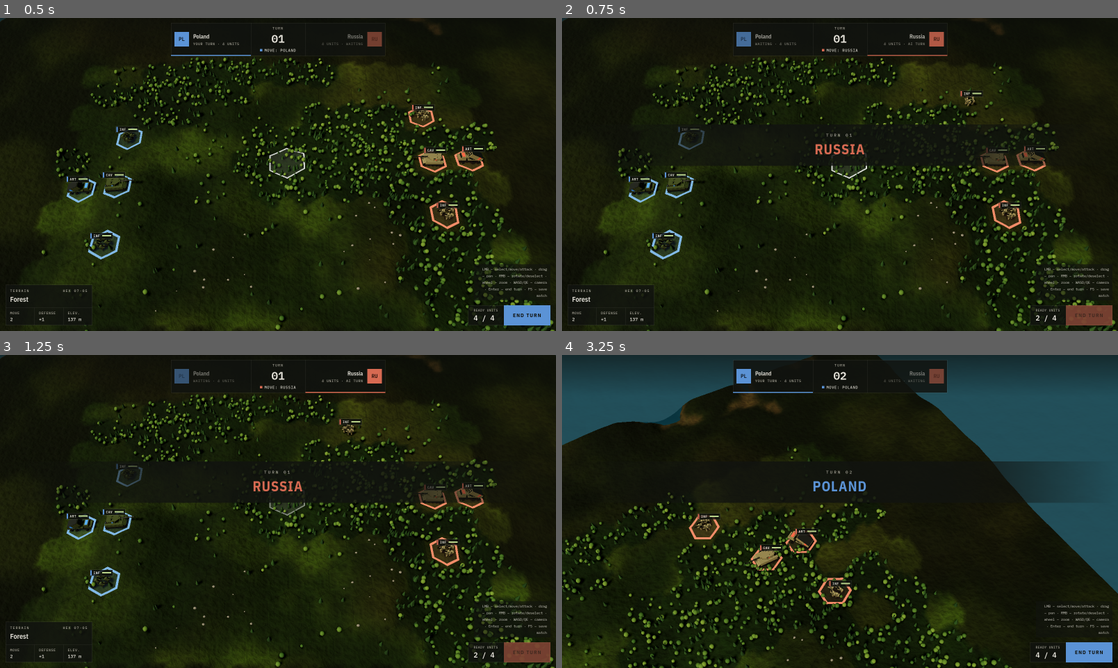
Above: before the commit, frames 1-4 (two rows, left to right).
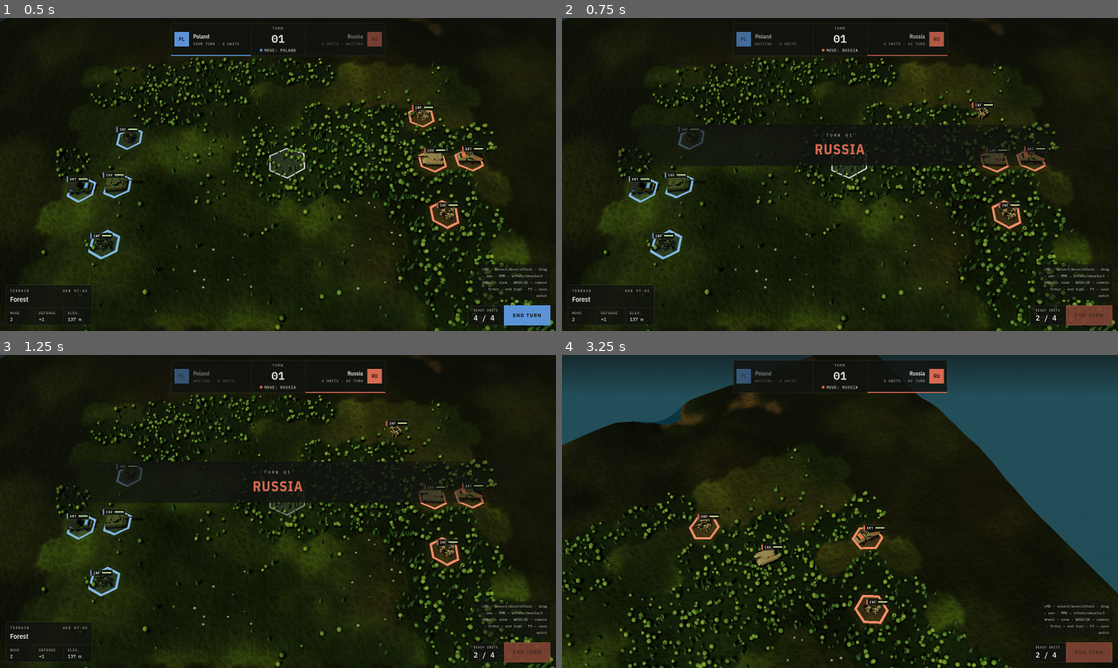
Above: after the commit, the same moments.

Repository: dawidczarczynski/eastern-flank
Game: Godot game, scene res://scenes/battle/battle.tscn
The game is run twice, just before and just after one commit, with the same random seed, the same clock (stepped at 60 frames per second) and the same inputs.
Inputs (mouse positions are in pixels of both pictures, inside the frame that each line leads up to):
- Up to frame 1 (0.5 s): no input
- Up to frame 2 (0.75 s): click "END TURN" at 0.5 s
- Up to frame 3 (1.25 s): no input
- Up to frame 4 (3.25 s): tap Enter at 1.25, 1.35 s; move the mouse to (962, 495) at 1.27 s; hold D 1.28-2 s; click (962, 495) at 1.42 s; drag from (728, 527) to (812, 574) at 2.02 s; move the mouse to (895, 442) at 2.77 s; hold D from 2.78 s (still down); hold E from 2.78 s (still down)

Frame 1 is identical in both runs. In frame 2, 0.2% of the frame differs, in the area x 71-78%, y 23-33%; in frame 3, 0.2%; in frame 4, 3.8%, in the area x 18-99%, y 4-99%.

Commit message:
Slower, more realistic unit animations
Moves take 0.55 s per tile with acceleration and braking (MoveAnimation.path_time),
turning is smoother, hit/death/aim/rocket salvo last longer, and a burst may play
for up to 8 s before it is sped up. Timing tests now use the constants.

Co-Authored-By: Claude Opus 5.5 <noreply@anthropic.com>

Diff:
--- a/src/presentation/battle_controller.gd
+++ b/src/presentation/battle_controller.gd
@@ -6,7 +6,7 @@
 const MAP_SEED := 12345
 const BOTTOM_LEFT_MARGIN := 16
 ## Time the launcher takes to turn towards its target before a volley (seconds at speed 1).
-const AIM_DURATION := 0.2
+const AIM_DURATION := 0.5
 
 var _sim: GameSimulation
 var _ai := AiPlayer.new()
--- a/src/presentation/event_queue.gd
+++ b/src/presentation/event_queue.gd
@@ -5,13 +5,13 @@
 ## (e.g. a whole AI turn) never takes noticeably longer than MAX_BURST_SECONDS. No nodes/tweens.
 
 ## Upper bound for the playback time of one burst at its computed speed, in seconds.
-const MAX_BURST_SECONDS := 3.0
+const MAX_BURST_SECONDS := 8.0
 ## Duration of a move event without a `path` (old events).
-const MOVE_DURATION := 0.25
+const MOVE_DURATION := 0.55
 ## Duration of one tile of a move along its `path` (TASK-022); MoveAnimation aliases it.
-const SECONDS_PER_TILE := 0.26
-const ATTACK_DURATION := 0.25
-const DEATH_DURATION := 0.4
+const SECONDS_PER_TILE := 0.55
+const ATTACK_DURATION := 0.4
+const DEATH_DURATION := 0.85
 ## View-only event annotation: the controller sets it (seconds at speed 1) on events whose
 ## animation is longer than the default, e.g. a rocket volley. See with_view_duration().
 const VIEW_DURATION_KEY := &"view_duration"
--- a/src/presentation/locomotion.gd
+++ b/src/presentation/locomotion.gd
@@ -4,7 +4,7 @@
 ## hull rocking / slope tilt of tanks. Everything is a function of the move's animation time or
 ## travelled distance – nothing advances from frame delta. Feel constants, not balance.
 
-const ENVELOPE_RAMP := 0.08
+const ENVELOPE_RAMP := 0.25
 const STEPS_PER_UNIT := 1.5
 const STEP_BOB := 0.012
 const STEP_SWAY := 0.06
--- a/src/presentation/move_animation.gd
+++ b/src/presentation/move_animation.gd
@@ -6,7 +6,9 @@
 ## Seconds per path segment (one tile); matches EventQueue.SECONDS_PER_TILE.
 const SECONDS_PER_TILE := EventQueue.SECONDS_PER_TILE
 ## Default turn rate: fraction of the remaining angle closed per second (`min(1, dt * rate)`).
-const TURN_RATE := 14.0
+const TURN_RATE := 6.0
+## Time to accelerate from standstill to cruise speed (and to brake at the end of a move).
+const ACCEL_TIME := 0.32
 
 
 ## Yaw that makes a model facing +X at yaw 0 look from `from` towards `to` (XZ only).
@@ -28,6 +30,26 @@
 ## Total animation time of the polyline: one `seconds_per_tile` per segment.
 static func duration(points: PackedVector3Array, seconds_per_tile := SECONDS_PER_TILE) -> float:
 	return maxf(0.0, points.size() - 1) * seconds_per_tile
+
+
+## Maps real animation time to path time (the time `sample()` expects) with a trapezoidal
+## speed profile: accelerate over `accel_time`, cruise, brake over the last `accel_time`. Path
+## time starts at 0 and reaches `duration` at `elapsed == duration`; the cruise speed rises so
+## the total stays the same. A move shorter than two ramps never reaches cruise speed.
+static func path_time(elapsed: float, duration: float, accel_time := ACCEL_TIME) -> float:
+	if duration <= 0.0:
+		return 0.0
+	var t := clampf(elapsed, 0.0, duration)
+	var ramp := minf(accel_time, duration / 2.0)
+	if ramp <= 0.0:
+		return t
+	var cruise := duration / (duration - ramp)
+	if t < ramp:
+		return cruise * t * t / (2.0 * ramp)
+	if t > duration - ramp:
+		var left := duration - t
+		return duration - cruise * left * left / (2.0 * ramp)
+	return cruise * (t - ramp / 2.0)
 
 
 ## Index of the segment (`points[i] -> points[i + 1]`) being walked at `elapsed`, clamped to
--- a/src/presentation/rocket_volley.gd
+++ b/src/presentation/rocket_volley.gd
@@ -7,8 +7,8 @@
 ## the only randomness is a view-local RandomNumberGenerator for the landing scatter.
 
 const ROCKET_COUNT := 6
-const GAP := 0.08
-const FLIGHT := 0.7
+const GAP := 0.15
+const FLIGHT := 1.0
 const MUZZLE_TIME := 0.14
 const IMPACT_TIME := 0.25
 const SCATTER := 0.3
--- a/src/presentation/unit_view.gd
+++ b/src/presentation/unit_view.gd
@@ -8,7 +8,7 @@
 const HIT_DURATION := EventQueue.ATTACK_DURATION
 const HIT_SHAKE := 0.12
 const HIT_FLASH_ALPHA := 0.8
-const DIE_DARKEN_DURATION := 0.1
+const DIE_DARKEN_DURATION := 0.25
 const DIE_DARKEN_ALPHA := 0.6
 const DIE_DURATION := EventQueue.DEATH_DURATION - DIE_DARKEN_DURATION
 ## Label anchor height above the unit's feet per definition id.
@@ -150,21 +150,23 @@
 func _step_move(elapsed: float) -> void:
 	var dt := maxf(0.0, elapsed - _move_elapsed)
 	_move_elapsed = elapsed
-	var p := MoveAnimation.sample(_move_points, elapsed)
+	# Path time runs slower at the start and end: the unit accelerates and brakes.
+	var path_time := MoveAnimation.path_time(elapsed, MoveAnimation.duration(_move_points))
+	var p := MoveAnimation.sample(_move_points, path_time)
 	if _move_height.is_valid():
 		p.y = _move_height.call(p.x, p.z)
-	var target := MoveAnimation.segment_target(_move_points, elapsed)
+	var target := MoveAnimation.segment_target(_move_points, path_time)
 	if Vector2(target.x - p.x, target.z - p.z).length_squared() > 0.000001:
 		var yaw := MoveAnimation.facing_yaw(p, target)
 		_pivot.rotation.y = MoveAnimation.turn_towards(_pivot.rotation.y, yaw, dt)
 	position = p
-	_pose_moving(elapsed)
+	_pose_moving(elapsed, path_time)
 
 
 ## Locomotion pose for the move's animation time (distance and envelope derive from `elapsed`
-## only, so the burst speed scale applies automatically).
-func _pose_moving(elapsed: float) -> void:
-	var distance := Locomotion.travelled(_move_points, elapsed)
+## and `path_time` only, so the burst speed scale applies automatically).
+func _pose_moving(elapsed: float, path_time: float) -> void:
+	var distance := Locomotion.travelled(_move_points, path_time)
 	var env := Locomotion.envelope(elapsed, MoveAnimation.duration(_move_points))
 	if _is_vehicle:
 		var tilt := Locomotion.slope_tilt(_ground_height, position, _pivot.rotation.y)
--- a/tests/unit/test_event_queue.gd
+++ b/tests/unit/test_event_queue.gd
@@ -8,13 +8,6 @@
 	for type in types:
 		queue.push({"type": type})
 	return queue
-
-
-func _repeat(type: StringName, count: int) -> Array[StringName]:
-	var types: Array[StringName] = []
-	for i in count:
-		types.append(type)
-	return types
 
 
 func test_pop_returns_events_in_fifo_order_then_empty() -> void:
@@ -29,18 +22,28 @@
 
 func test_pending_duration_sums_base_durations() -> void:
 	var queue := _queue_of([&"unit_moved", &"unit_attacked", &"unit_died", &"turn_started"])
+	var expected := (
+		EventQueue.MOVE_DURATION + EventQueue.ATTACK_DURATION + EventQueue.DEATH_DURATION
+	)
 	assert_true(
-		absf(queue.pending_duration() - 0.9) < TOLERANCE, "got %f" % queue.pending_duration()
+		absf(queue.pending_duration() - expected) < TOLERANCE, "got %f" % queue.pending_duration()
 	)
 
 
-func test_burst_of_three_seconds_plays_at_normal_speed() -> void:
-	var queue := _queue_of(_repeat(&"unit_moved", 12))
+func _queue_lasting(seconds: float, count: int) -> EventQueue:
+	var queue := EventQueue.new()
+	for i in count:
+		queue.push(EventQueue.with_view_duration({"type": &"unit_moved"}, seconds / count))
+	return queue
+
+
+func test_burst_up_to_the_cap_plays_at_normal_speed() -> void:
+	var queue := _queue_lasting(EventQueue.MAX_BURST_SECONDS, 8)
 	assert_true(absf(queue.begin_burst() - 1.0) < TOLERANCE)
 
 
-func test_burst_of_six_seconds_plays_at_double_speed() -> void:
-	var queue := _queue_of(_repeat(&"unit_moved", 24))
+func test_burst_of_twice_the_cap_plays_at_double_speed() -> void:
+	var queue := _queue_lasting(EventQueue.MAX_BURST_SECONDS * 2.0, 8)
 	assert_true(absf(queue.begin_burst() - 2.0) < TOLERANCE)
 
 
@@ -57,11 +60,12 @@
 func test_move_with_path_lasts_per_tile() -> void:
 	var path: Array[Vector2i] = [Vector2i(1, 0), Vector2i(2, 0), Vector2i(3, 0)]
 	var event := {"type": &"unit_moved", "path": path}
-	assert_true(absf(EventQueue.base_duration(event) - 0.78) < TOLERANCE)
+	assert_true(absf(EventQueue.base_duration(event) - EventQueue.SECONDS_PER_TILE * 3) < TOLERANCE)
 
 
 func test_move_without_path_keeps_default_duration() -> void:
-	assert_true(absf(EventQueue.base_duration({"type": &"unit_moved"}) - 0.25) < TOLERANCE)
+	var duration := EventQueue.base_duration({"type": &"unit_moved"})
+	assert_true(absf(duration - EventQueue.MOVE_DURATION) < TOLERANCE)
 
 
 func test_view_duration_annotation_overrides_base_duration() -> void:
@@ -72,11 +76,12 @@
 	var queue := EventQueue.new()
 	queue.push(annotated)
 	queue.push({"type": &"unit_attacked"})
-	assert_true(absf(queue.pending_duration() - 1.75) < TOLERANCE)
+	assert_true(absf(queue.pending_duration() - 1.5 - EventQueue.ATTACK_DURATION) < TOLERANCE)
 
 
 func test_long_volley_speeds_up_burst() -> void:
 	var queue := EventQueue.new()
 	for i in 4:
-		queue.push(EventQueue.with_view_duration({"type": &"unit_attacked"}, 1.5))
+		var seconds := EventQueue.MAX_BURST_SECONDS / 2.0
+		queue.push(EventQueue.with_view_duration({"type": &"unit_attacked"}, seconds))
 	assert_true(absf(queue.begin_burst() - 2.0) < TOLERANCE)
--- a/tests/unit/test_locomotion.gd
+++ b/tests/unit/test_locomotion.gd
@@ -14,22 +14,22 @@
 func test_travelled() -> void:
 	var p := _path()
 	_near(Locomotion.travelled(p, 0.0), 0.0)
-	_near(Locomotion.travelled(p, 0.13), 0.5)
-	_near(Locomotion.travelled(p, 0.39), 2.0)
+	_near(Locomotion.travelled(p, 0.13, 0.26), 0.5)
+	_near(Locomotion.travelled(p, 0.39, 0.26), 2.0)
 	_near(Locomotion.travelled(p, 10.0), 3.0)
 	_near(Locomotion.travelled(PackedVector3Array([Vector3.ZERO]), 1.0), 0.0)
 	var tall := PackedVector3Array([Vector3(0, 0, 0), Vector3(1, 5, 0)])
-	_near(Locomotion.travelled(tall, 0.26), 1.0)
+	_near(Locomotion.travelled(tall, 0.26, 0.26), 1.0)
 
 
 func test_envelope() -> void:
-	_near(Locomotion.envelope(0.0, 0.78), 0.0)
-	_near(Locomotion.envelope(0.04, 0.78), 0.5)
-	_near(Locomotion.envelope(0.39, 0.78), 1.0)
-	_near(Locomotion.envelope(0.74, 0.78), 0.5)
-	_near(Locomotion.envelope(0.78, 0.78), 0.0)
-	_near(Locomotion.envelope(1.0, 0.78), 0.0)
-	_near(Locomotion.envelope(0.1, 0.0), 0.0)
+	_near(Locomotion.envelope(0.0, 0.78, 0.08), 0.0)
+	_near(Locomotion.envelope(0.04, 0.78, 0.08), 0.5)
+	_near(Locomotion.envelope(0.39, 0.78, 0.08), 1.0)
+	_near(Locomotion.envelope(0.74, 0.78, 0.08), 0.5)
+	_near(Locomotion.envelope(0.78, 0.78, 0.08), 0.0)
+	_near(Locomotion.envelope(1.0, 0.78, 0.08), 0.0)
+	_near(Locomotion.envelope(0.1, 0.0, 0.08), 0.0)
 
 
 func test_step_phase() -> void:
--- a/tests/unit/test_move_animation.gd
+++ b/tests/unit/test_move_animation.gd
@@ -1,6 +1,7 @@
 extends TestCase
 
 const TOLERANCE := 0.001
+const TILE := MoveAnimation.SECONDS_PER_TILE
 
 
 func _near(actual: float, expected: float) -> void:
@@ -33,7 +34,7 @@
 
 
 func test_turn_towards_partial_step() -> void:
-	_near(MoveAnimation.turn_towards(0.0, 1.0, 0.05), 0.7)
+	_near(MoveAnimation.turn_towards(0.0, 1.0, 0.05, 14.0), 0.7)
 
 
 func test_turn_towards_full_step_reaches_target() -> void:
@@ -41,11 +42,11 @@
 
 
 func test_sample_first_segment_midpoint() -> void:
-	_near_v(MoveAnimation.sample(_poly(), 0.13), Vector3(0.5, 0, 0))
+	_near_v(MoveAnimation.sample(_poly(), TILE * 0.5), Vector3(0.5, 0, 0))
 
 
 func test_sample_second_segment_midpoint() -> void:
-	_near_v(MoveAnimation.sample(_poly(), 0.39), Vector3(1, 0, 1))
+	_near_v(MoveAnimation.sample(_poly(), TILE * 1.5), Vector3(1, 0, 1))
 
 
 func test_sample_clamps_to_last_point() -> void:
@@ -66,8 +67,8 @@
 
 
 func test_segment_target_is_end_of_current_segment() -> void:
-	_near_v(MoveAnimation.segment_target(_poly(), 0.13), Vector3(1, 0, 0))
-	_near_v(MoveAnimation.segment_target(_poly(), 0.39), Vector3(1, 0, 2))
+	_near_v(MoveAnimation.segment_target(_poly(), TILE * 0.5), Vector3(1, 0, 0))
+	_near_v(MoveAnimation.segment_target(_poly(), TILE * 1.5), Vector3(1, 0, 2))
 	_near_v(MoveAnimation.segment_target(_poly(), 10.0), Vector3(1, 0, 2))
 
 
@@ -78,11 +79,42 @@
 
 func test_segment_index() -> void:
 	assert_eq(MoveAnimation.segment_index(_poly(), 0.0), 0)
-	assert_eq(MoveAnimation.segment_index(_poly(), 0.13), 0)
-	assert_eq(MoveAnimation.segment_index(_poly(), 0.39), 1)
+	assert_eq(MoveAnimation.segment_index(_poly(), TILE * 0.5), 0)
+	assert_eq(MoveAnimation.segment_index(_poly(), TILE * 1.5), 1)
 	assert_eq(MoveAnimation.segment_index(_poly(), 10.0), 1)
 
 
 func test_duration_is_seconds_per_segment() -> void:
-	_near(MoveAnimation.duration(_poly()), 0.52)
+	_near(MoveAnimation.duration(_poly()), TILE * 2.0)
 	_near(MoveAnimation.duration(PackedVector3Array([Vector3.ZERO])), 0.0)
+
+
+func test_path_time_starts_and_ends_with_the_move() -> void:
+	_near(MoveAnimation.path_time(0.0, 2.0, 0.4), 0.0)
+	_near(MoveAnimation.path_time(2.0, 2.0, 0.4), 2.0)
+	_near(MoveAnimation.path_time(-1.0, 2.0, 0.4), 0.0)
+	_near(MoveAnimation.path_time(5.0, 2.0, 0.4), 2.0)
+	_near(MoveAnimation.path_time(1.0, 0.0, 0.4), 0.0)
+
+
+func test_path_time_accelerates_cruises_and_brakes() -> void:
+	# duration 2, ramp 0.4 -> cruise speed 2 / 1.6 = 1.25
+	_near(MoveAnimation.path_time(0.2, 2.0, 0.4), 1.25 * 0.04 / 0.8)
+	_near(MoveAnimation.path_time(0.4, 2.0, 0.4), 0.25)
+	_near(MoveAnimation.path_time(1.0, 2.0, 0.4), 1.0)
+	_near(MoveAnimation.path_time(1.6, 2.0, 0.4), 1.75)
+	_near(MoveAnimation.path_time(1.8, 2.0, 0.4), 2.0 - 1.25 * 0.04 / 0.8)
+
+
+func test_path_time_short_move_is_pure_ease() -> void:
+	# The ramps shrink to half the move each; the midpoint is still half the path.
+	_near(MoveAnimation.path_time(0.25, 0.5, 0.4), 0.25)
+	assert_true(MoveAnimation.path_time(0.1, 0.5, 0.4) < 0.1, "slow start")
+
+
+func test_path_time_is_monotonic() -> void:
+	var last := -1.0
+	for i in 41:
+		var p := MoveAnimation.path_time(i * 0.05, 2.0)
+		assert_true(p >= last, "path time went back at %d" % i)
+		last = p
